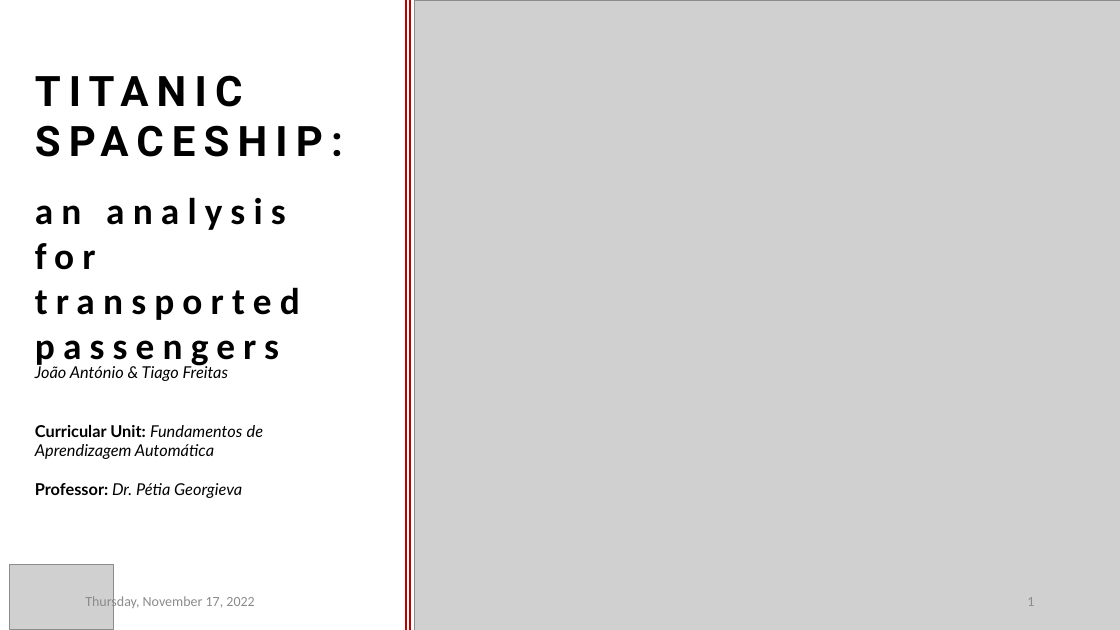
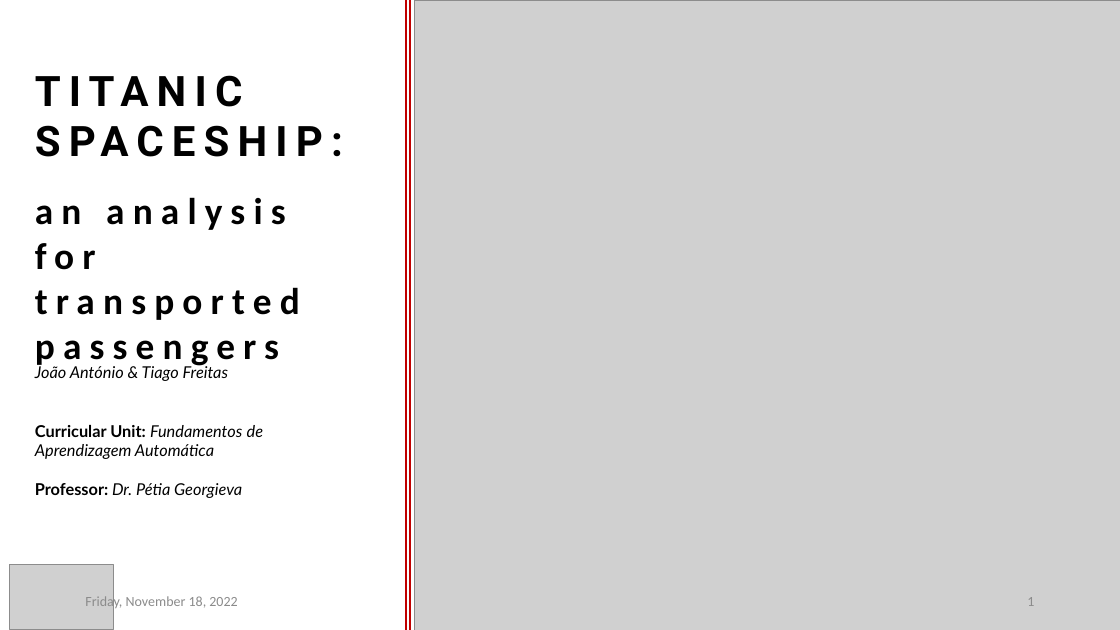
Before and after one commit to JoaoAnt42/FAA_TitanicSpace, a slide deck: slide 1 of Slides/Slides.pptx. Drawn at 1120x630 pixels with LibreOffice and Linux fonts; fonts in the diff are those of the drawing; grey boxes stand for pictures. Boxes give left, top, right and bottom in pixels: in the first picture for what was removed or moved away, otherwise in the second. Text is boxed around its words. In the diff, an @@ line names an element or a change of style, - is before the commit and + after.

Commit message:
change slides

```diff
--- a/Slides/Slides.pptx
+++ b/Slides/Slides.pptx
@@ text at <box>85,594,237,610</box>: text changed @@
-Thursday, November 17, 2022
+Friday, November 18, 2022
```
Also in this commit, not shown: 19 other slides changed.
